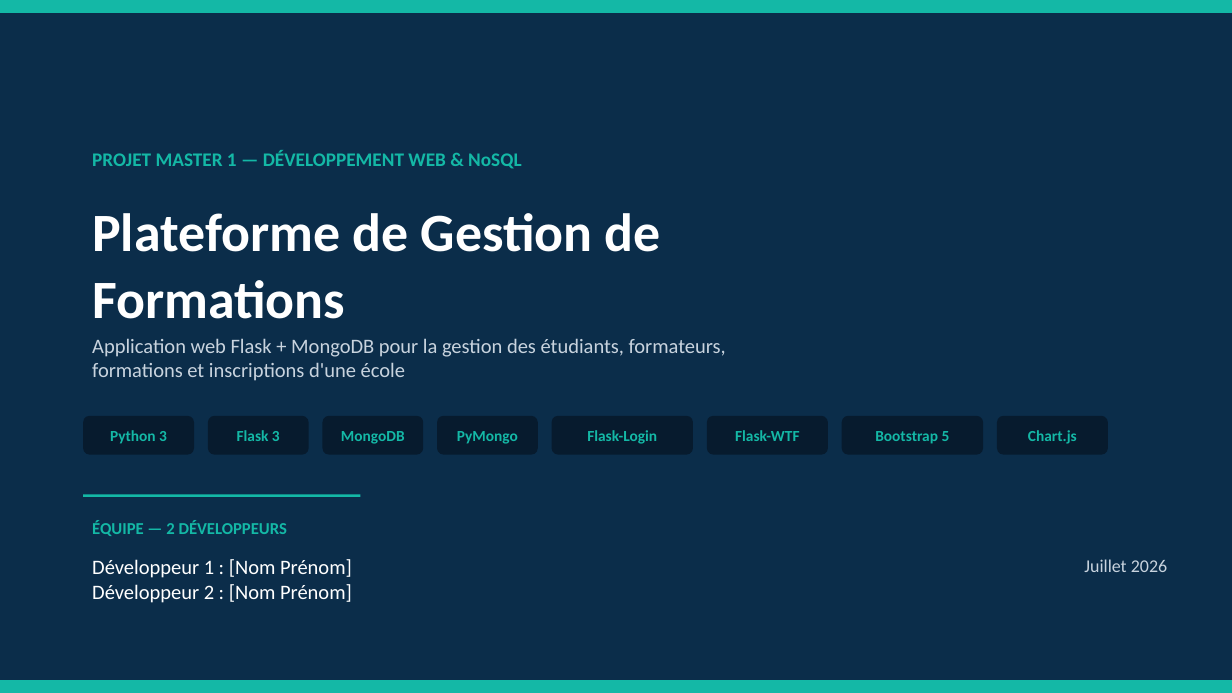
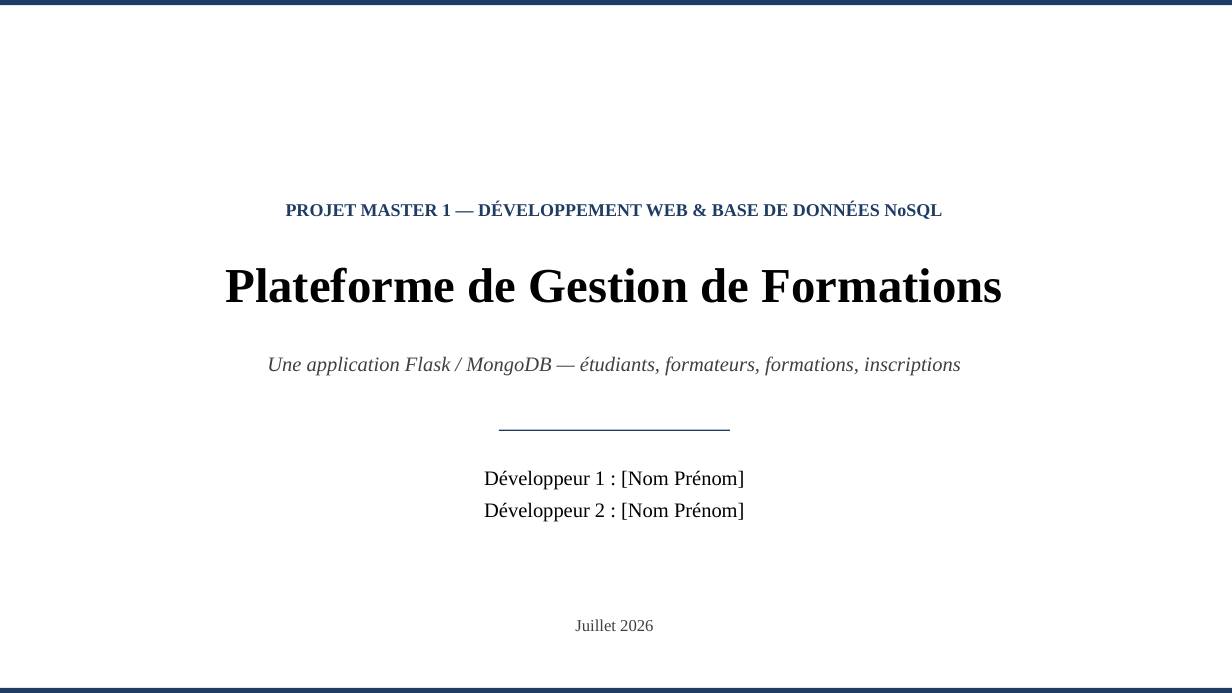
Before and after one commit to ASapAbro/E-Educ, a slide deck: slide 1 of complet/report/Presentation_Projet_Gestion_Formations.pptx. Drawn at 1232x693 pixels with LibreOffice and Linux fonts; fonts in the diff are those of the drawing. Boxes give left, top, right and bottom in pixels: in the first picture for what was removed or moved away, otherwise in the second. Text is boxed around its words. In the diff, an @@ line names an element or a change of style, - is before the commit and + after.

Commit message:
Refonte de la présentation : template simple (Times New Roman), format court centré sur la BDD
Remplace le design coloré à 24 slides par un template sobre en Times New
Roman (13 slides). Le contenu se concentre sur l'essentiel du projet en
appuyant sur la partie base de données : modélisation MongoDB, choix
références vs embedding, fonctions/méthodes réelles de la couche modèle
(app/models/), pipelines d'agrégation, index et performances.

```diff
--- a/complet/report/Presentation_Projet_Gestion_Formations.pptx
+++ b/complet/report/Presentation_Projet_Gestion_Formations.pptx
@@ background #0B2D4A to #FFFFFF @@
@@ rectangle: place and size @@
-rectangle at <box>0,0,1232,13</box>
+rectangle at <box>0,0,1232,6</box>
@@ rectangle at <box>0,0,1232,6</box>: fill #14B8A6 to #1F3C63 @@
@@ text at <box>286,204,942,219</box>: text changed; size 15 to 14 pt; font Calibri to Times New Roman; text colour #14B8A6 to #1F3C63 @@
-PROJET MASTER 1 — DÉVELOPPEMENT WEB & NoSQL
+PROJET MASTER 1 — DÉVELOPPEMENT WEB & BASE DE DONNÉES NoSQL
@@ text at <box>225,267,1003,303</box>: text changed; size 42 to 38 pt; font Calibri to Times New Roman; text colour #FFFFFF to #000000 @@
-Plateforme de Gestion de
-Formations
+Plateforme de Gestion de Formations
@@ text at <box>267,356,961,376</box>: text changed; font Calibri to Times New Roman; text colour #C8D3DE to #404040; italic on @@
-Application web Flask + MongoDB pour la gestion des étudiants, formateurs,
-formations et inscriptions d'une école
+Une application Flask / MongoDB — étudiants, formateurs, formations, inscriptions
@@ rounded rectangle removed at <box>83,416,194,455</box> @@
-Python 3
@@ rounded rectangle removed at <box>208,416,309,455</box> @@
-Flask 3
@@ rounded rectangle removed at <box>323,416,423,455</box> @@
-MongoDB
@@ rounded rectangle removed at <box>437,416,538,455</box> @@
-PyMongo
@@ rounded rectangle removed at <box>552,416,693,455</box> @@
-Flask-Login
@@ rounded rectangle removed at <box>707,416,828,455</box> @@
-Flask-WTF
@@ rounded rectangle removed at <box>842,416,983,455</box> @@
-Bootstrap 5
@@ rounded rectangle removed at <box>997,416,1108,455</box> @@
-Chart.js
@@ rectangle added at <box>499,430,730,431</box>, fill #1F3C63 @@
@@ text "Développeur 1 : [Nom Prénom]": place and size @@
-text "Développeur 1 : [Nom Prénom]" at <box>92,559,352,603</box>
+text "Développeur 1 : [Nom Prénom]" at <box>484,470,744,522</box>
@@ text "Développeur 1 : [Nom Prénom]" at <box>484,470,744,522</box>: font Calibri to Times New Roman, text colour #FFFFFF to #000000; alignment left to centre; line spacing 1 to 1.3 @@
@@ rectangle removed at <box>83,494,360,497</box> @@
@@ text removed at <box>92,520,287,536</box> @@
-ÉQUIPE — 2 DÉVELOPPEURS
@@ text "Juillet 2026": place and size @@
-text "Juillet 2026" at <box>1084,559,1167,572</box>
+text "Juillet 2026" at <box>575,619,653,631</box>
@@ text "Juillet 2026" at <box>575,619,653,631</box>: size 14 to 13 pt, font Calibri to Times New Roman, text colour #C8D3DE to #404040; alignment right to centre @@
@@ rectangle at <box>0,688,1232,693</box>: fill #14B8A6 to #1F3C63 @@
@@ rectangle: place and size @@
-rectangle at <box>0,680,1232,693</box>
+rectangle at <box>0,688,1232,693</box>
```
Also in this commit, not shown: 8 other slides changed, 4 slides added, 15 slides removed.
